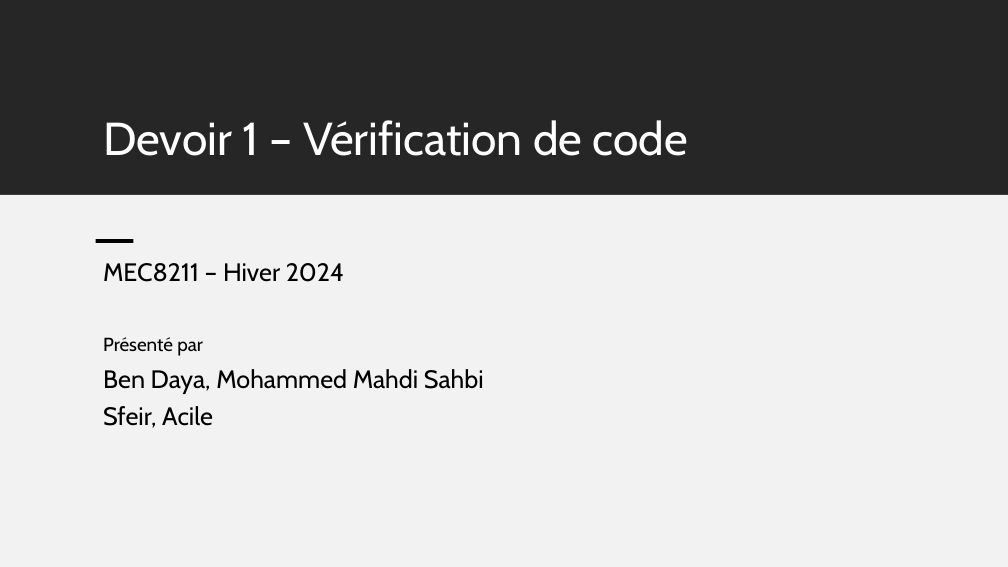
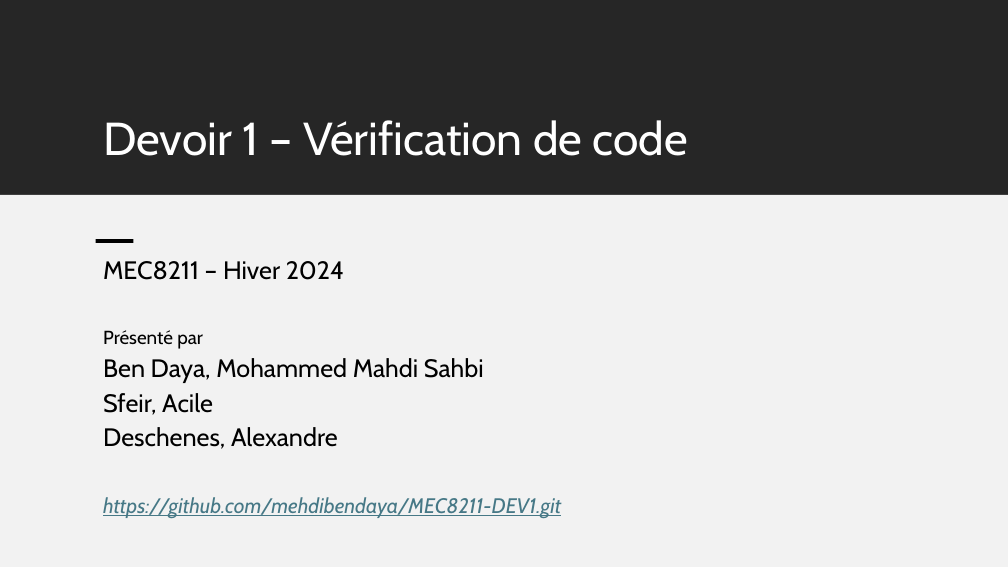
Before and after one commit to mehdibendaya/MEC8211-DEV1, a slide deck: slide 1 of Devoir_1.pptx. Drawn at 1008x567 pixels with LibreOffice and Linux fonts; fonts in the diff are those of the drawing. Boxes give left, top, right and bottom in pixels: in the first picture for what was removed or moved away, otherwise in the second. Text is boxed around its words. In the diff, an @@ line names an element or a change of style, - is before the commit and + after.

Commit message:
Update Devoir_1.pptx
version finale

```diff
--- a/Devoir_1.pptx
+++ b/Devoir_1.pptx
@@ subtitle at (103,261,484,415): line spacing 0.9 to 0.8 @@
@@ subtitle at (103,427,561,518): paragraphs added @@
+Deschenes, Alexandre
+https://github.com/mehdibendaya/MEC8211-DEV1.git
```
Also in this commit, not shown: 15 other slides changed, 2 slides added, 7 slides removed.
